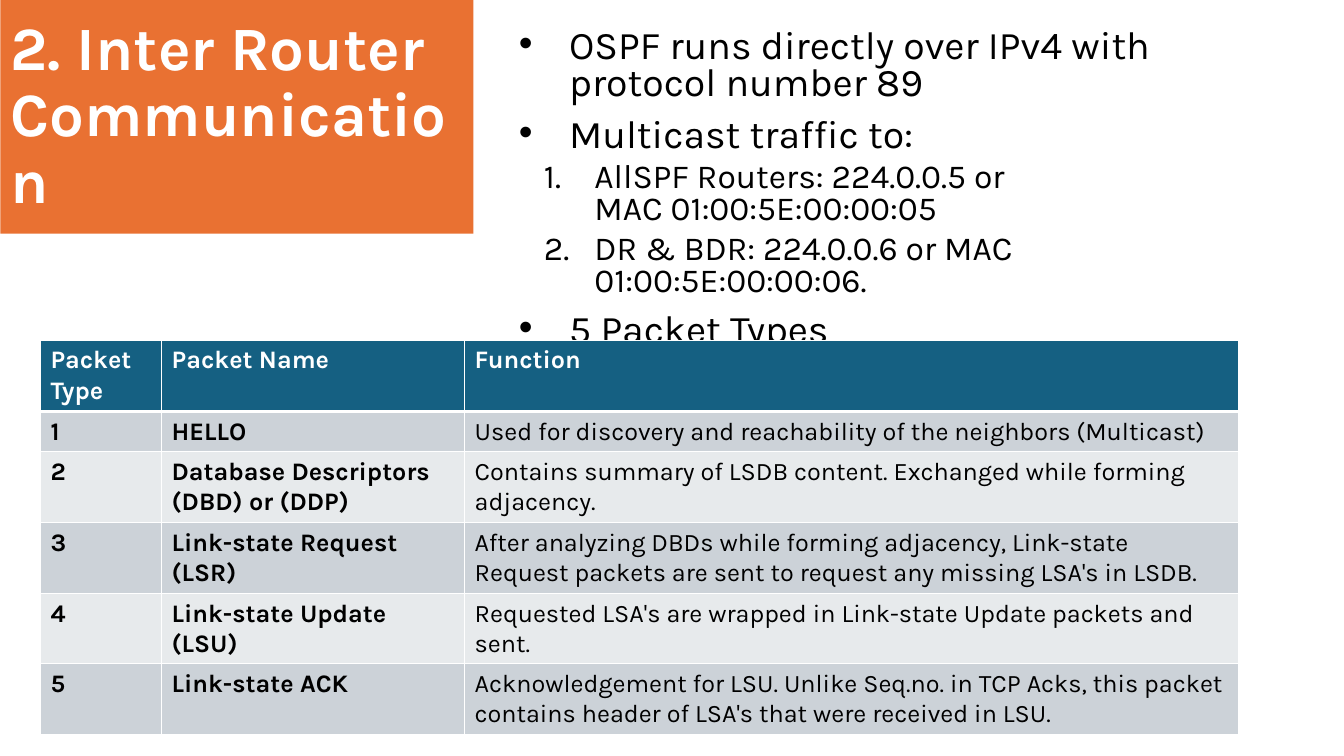
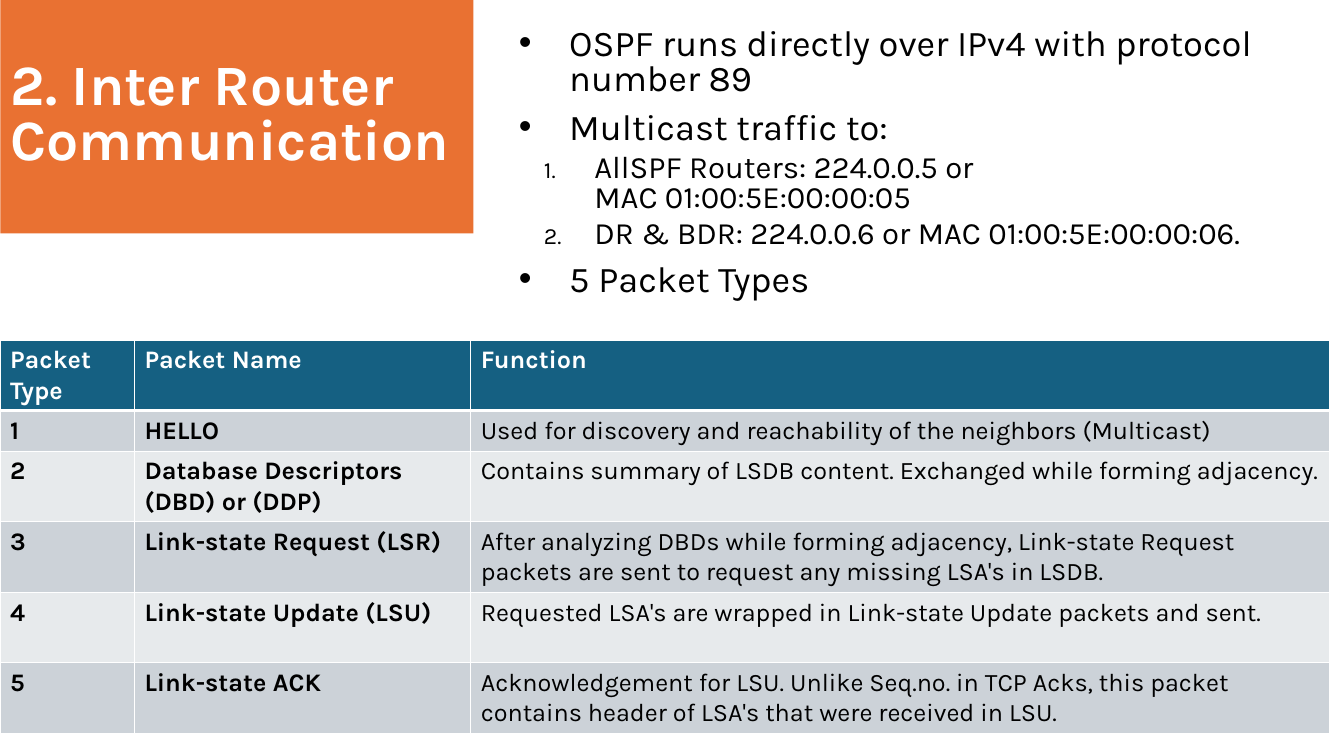
Before and after one commit to toranjungshahi/Cisco-ENCOR-Preparation, a slide deck: slide 5 of Notes/OSPF.pptx. Drawn at 1344x756 pixels with LibreOffice and Linux fonts; fonts in the diff are those of the drawing. Boxes give left, top, right and bottom in pixels: in the first picture for what was removed or moved away, otherwise in the second. Text is boxed around its words. In the diff, an @@ line names an element or a change of style, - is before the commit and + after.

```diff
--- a/Notes/OSPF.pptx
+++ b/Notes/OSPF.pptx
@@ title "2. Inter Router Communication" at [0, 0, 473, 233]: size 44 to 40.7 pt; line spacing 0.9 to 0.8 @@
@@ text "OSPF runs directly over IPv4 ..." at [569, 31, 1251, 301]: size 28 to 25.9 pt in "OSPF runs directly over IPv4 with protocol ...", "Multicast traffic to:", "5 Packet Types"; size 24 to 22.2 pt in "AllSPF Routers: 224.0.0.5 or MAC 01:00:5E:00:00:05", "DR & BDR: 224.0.0.6 or MAC 01:00:5E:00:00:06." @@
@@ table at [0, 340, 1330, 733] @@
@@ borders changed @@
@@ table: place and size @@
-table at [40, 340, 1238, 732]
+table at [0, 340, 1330, 733]
```
Also in this commit, not shown: 13 other slides changed, 6 other files.
